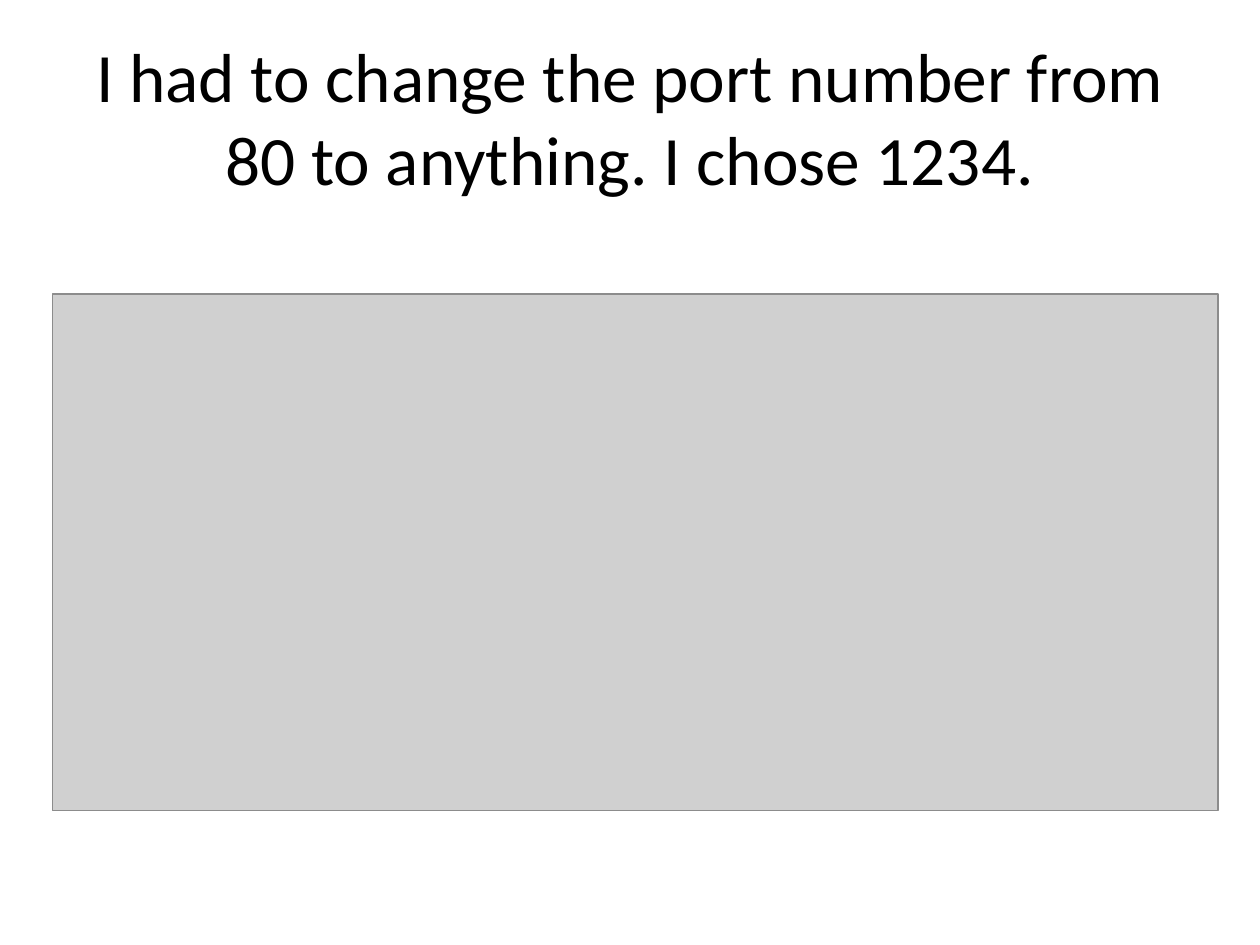
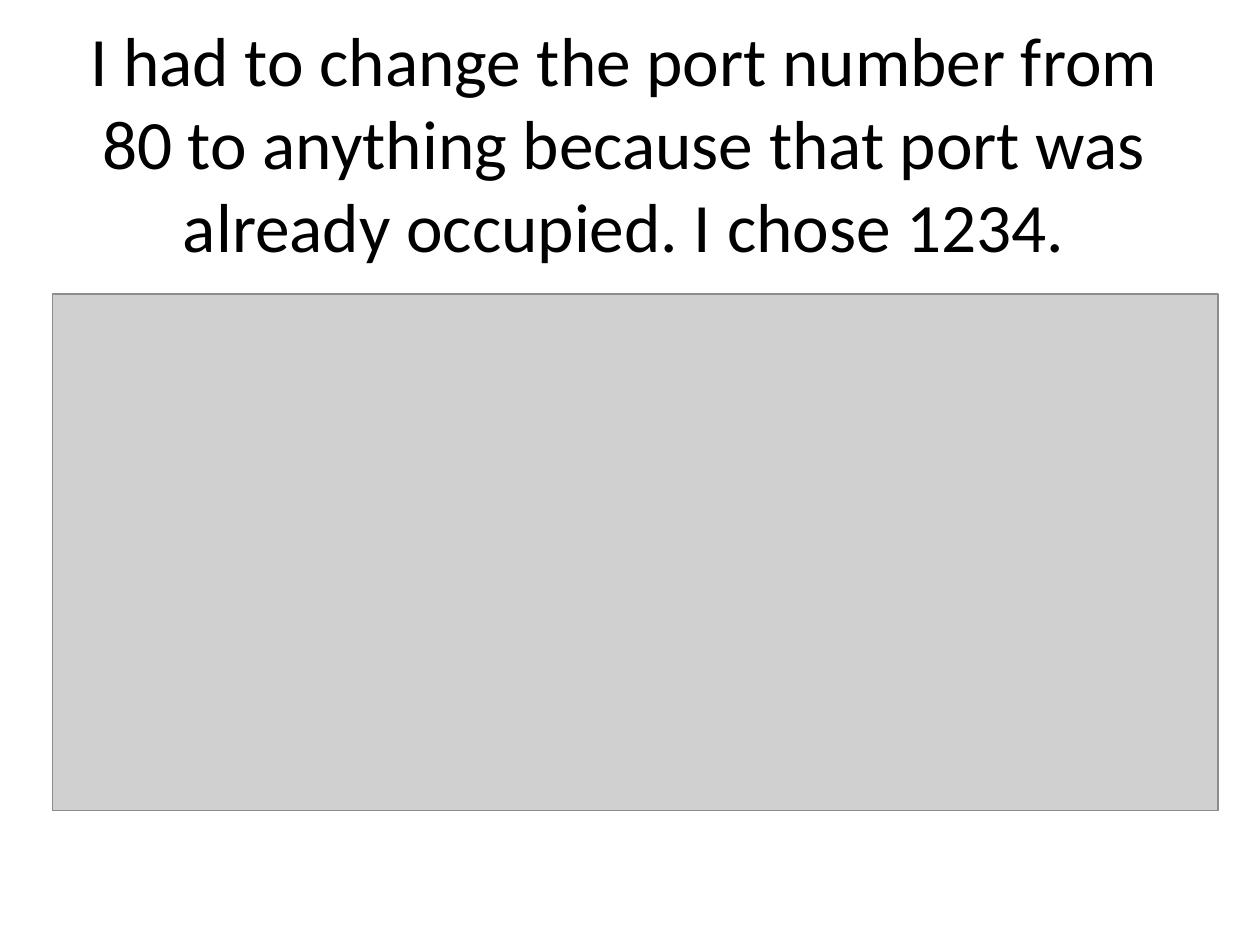
Before and after one commit to chateague/ODUCS418, a slide deck: slide 3 of Project 1 Status Report.pptx (slide 2 before the commit). Drawn at 1260x945 pixels with LibreOffice and Linux fonts; fonts in the diff are those of the drawing; grey boxes stand for pictures. Boxes give left, top, right and bottom in pixels: in the first picture for what was removed or moved away, otherwise in the second. Text is boxed around its words. In the diff, an @@ line names an element or a change of style, - is before the commit and + after.

```diff
--- a/Project 1 Status Report.pptx
+++ b/Project 1 Status Report.pptx
@@ title at <box>90,38,1157,264</box>: text changed @@
-I had to change the port number from 80 to anything. I chose 1234.
+I had to change the port number from 80 to anything because that port was already occupied. I chose 1234.
```
Also in this commit, not shown: 2 other slides changed, 2 slides added, 3 other files.
